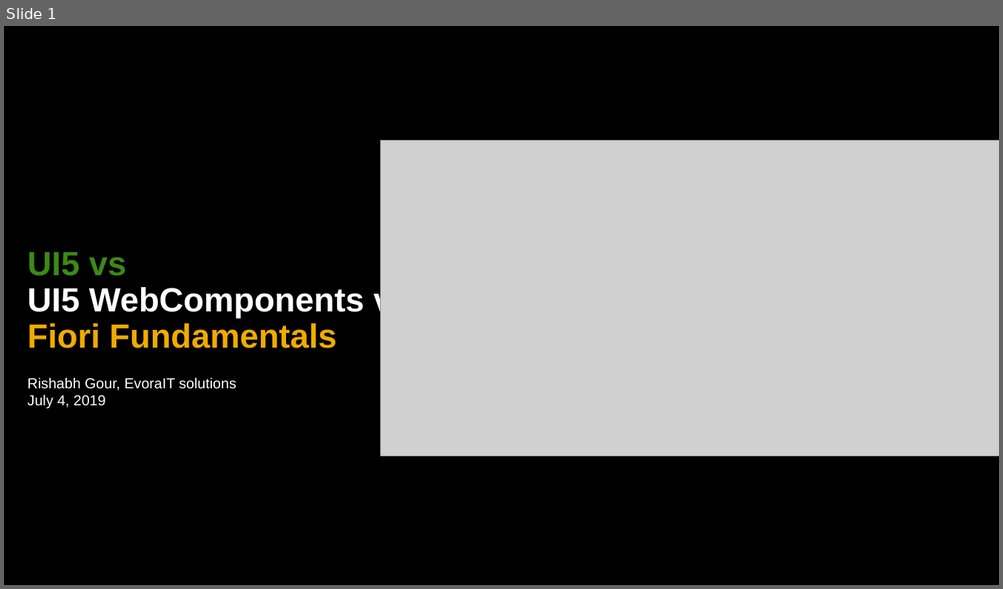
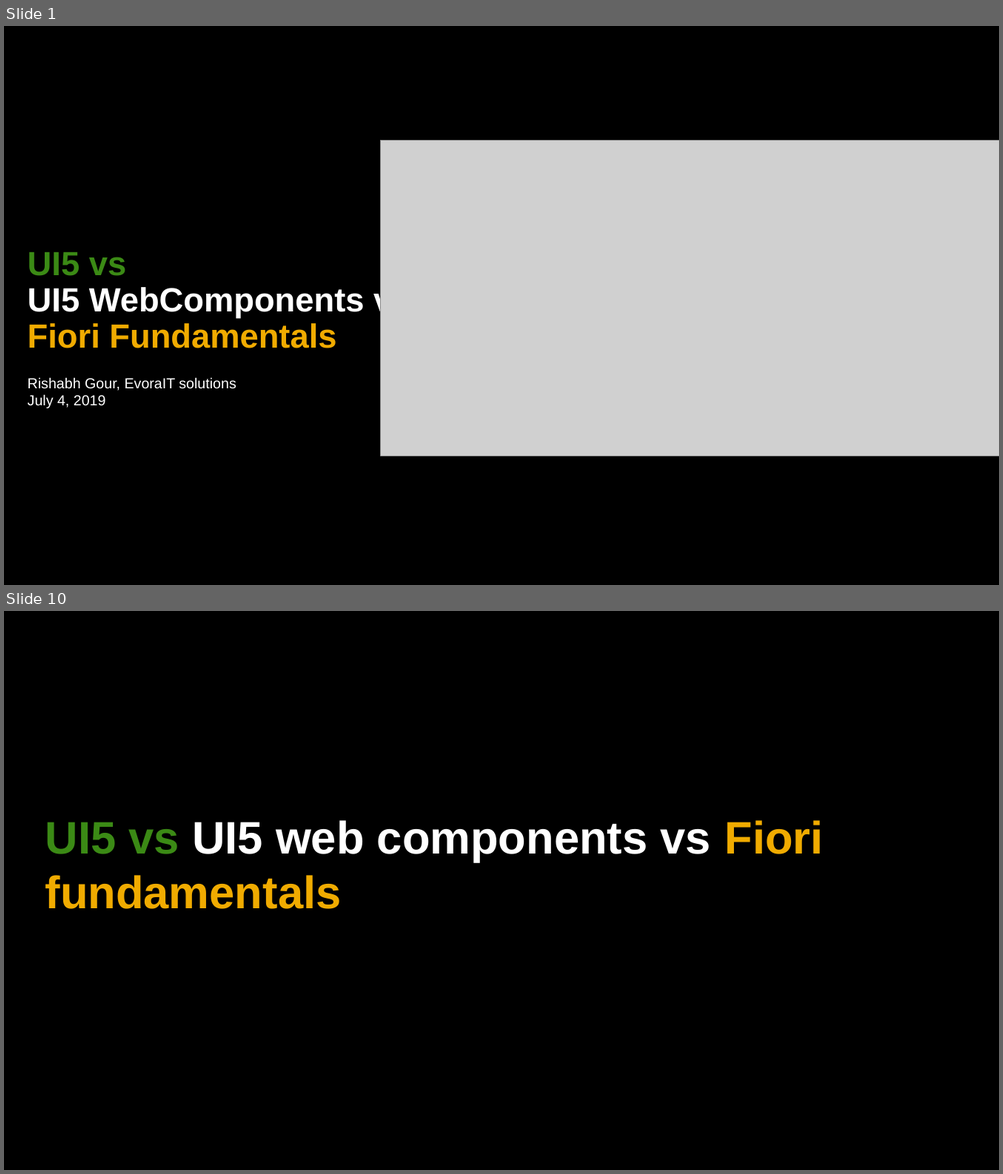
Before and after one commit to rishabh62/UI5con, a slide deck: UI5con.pptx. Shown one above the other, each under a label of ours: slide 1 before the commit, slides 1 and 10 after it; the slides between them are not shown. The pictures are 1003x589 and 1003x1174 pixels, drawn with LibreOffice and Linux fonts; fonts in the diff are those of the drawing; grey boxes stand for pictures. Boxes give left, top, right and bottom in pixels: in the first picture for what was removed or moved away, otherwise in the second. Text is boxed around its words. In the diff, an @@ line names an element or a change of style, - is before the commit and + after.

```diff
--- a/UI5con.pptx
+++ b/UI5con.pptx
@@ slide 10 added at box(4, 611, 999, 1170), background #000000 @@
@@ title added at box(45, 820, 823, 909), 44 pt, text #FFFFFF, bold @@
+UI5 vs UI5 web components vs Fiori fundamentals
```
Also in this commit, not shown: 1 slide changed, 15 other slides added, 2 slides removed.
